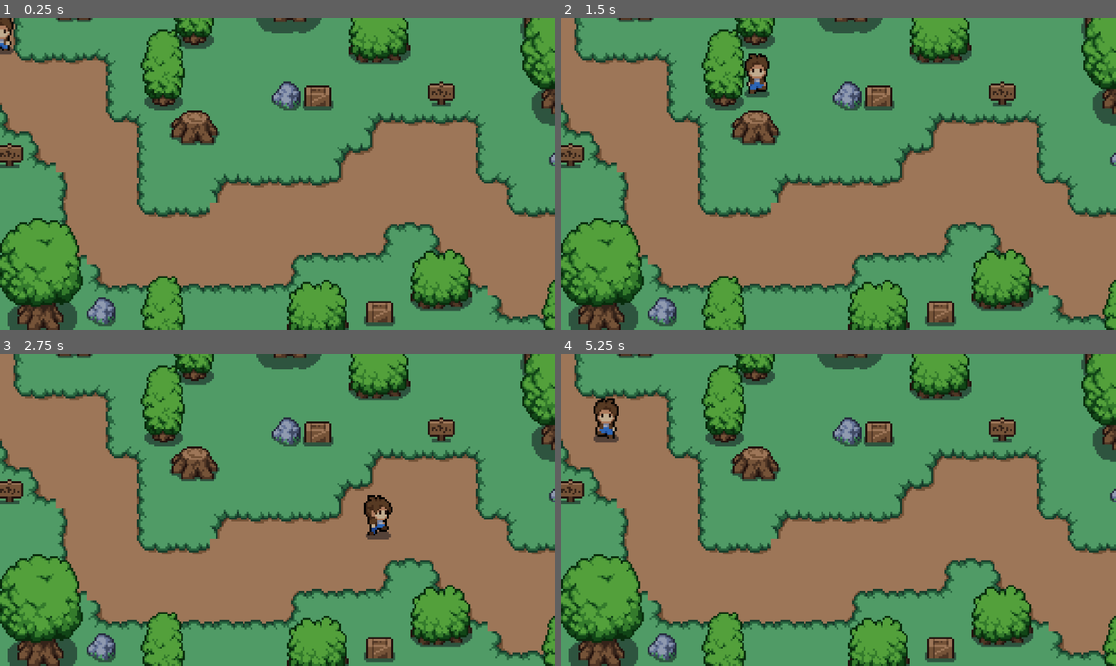
Above: before the commit, frames 1-4 (two rows, left to right).
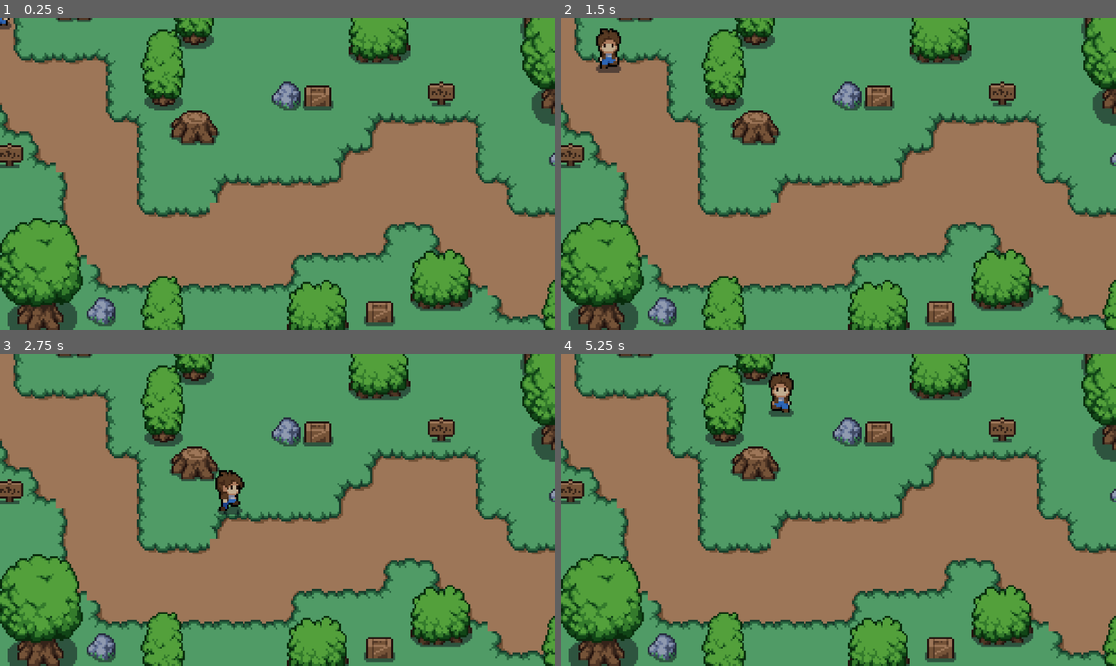
Above: after the commit, the same moments.

Repository: Isaac-Loc/Theta-Tau-Game
Game: Godot game, scene res://scenes/world.tscn
The game is run twice, just before and just after one commit, with the same random seed, the same clock (stepped at 60 frames per second) and the same inputs.
Inputs:
- Up to frame 1 (0.25 s): no input
- Up to frame 2 (1.5 s): tap Enter at 0.5 s; hold Right (ui_right) 0.53-1.28 s; hold Shift (sprint) 0.53-1.28 s; hold Down (ui_down) from 1.28 s (still down); tap Shift (sprint) at 1.35 s
- Up to frame 3 (2.75 s): release Down (ui_down) at 2.03 s; hold Right (ui_right) from 2.03 s (still down); hold Shift (sprint) from 2.03 s (still down)
- Up to frame 4 (5.25 s): release Right (ui_right) at 2.78 s; release Shift (sprint) at 2.78 s; hold Up (ui_up) 2.78-3.53 s; tap Shift (sprint) at 2.85, 4.35 s; hold Shift (sprint) 3.53-4.28 s; hold Left (ui_left) 3.53-5.03 s; hold Down (ui_down) from 5.03 s (still down); hold Shift (sprint) from 5.03 s (still down)

The runs differ from the first frame. In frame 1, 0.7% of the frame differs, in the area x 0-58%, y 0-12%; in frame 2, 1.6%; in frame 3, 1.6%, in the area x 38-71%, y 0-60%; in frame 4, 1.5%.

Commit message:
Implemented Ysort and collusion
Basically player cannot move through trees. And being behind an object works as intended.

Diff:
--- a/theta-tau-game/scenes/player.tscn
+++ b/theta-tau-game/scenes/player.tscn
@@ -1,8 +1,11 @@
-[gd_scene load_steps=55 format=3 uid="uid://bql3hbgucp60q"]
+[gd_scene load_steps=56 format=3 uid="uid://bql3hbgucp60q"]
 
 [ext_resource type="Script" uid="uid://wbo6bbahvv8m" path="res://scripts/player.gd" id="1_g2els"]
 [ext_resource type="Texture2D" uid="uid://dayp8lnsv4e3o" path="res://art/characters/player.png" id="2_qhqgy"]
 
+[sub_resource type="CircleShape2D" id="CircleShape2D_g2els"]
+radius = 6.08276
+
 [sub_resource type="AtlasTexture" id="AtlasTexture_dqkch"]
 atlas = ExtResource("2_qhqgy")
 region = Rect2(0, 384, 48, 48)
@@ -414,10 +417,16 @@
 }]
 
 [node name="player" type="CharacterBody2D"]
+y_sort_enabled = true
 script = ExtResource("1_g2els")
 
 [node name="CollisionShape2D" type="CollisionShape2D" parent="."]
+position = Vector2(-1, 5)
+shape = SubResource("CircleShape2D_g2els")
 
 [node name="AnimatedSprite2D" type="AnimatedSprite2D" parent="."]
+position = Vector2(-1, 2)
 sprite_frames = SubResource("SpriteFrames_apa73")
-animation = &"front_walk"
+animation = &"side_walk"
+frame_progress = 0.277613
+offset = Vector2(0, -15)
--- a/theta-tau-game/scenes/world.tscn
+++ b/theta-tau-game/scenes/world.tscn
@@ -44,25 +44,43 @@
 texture = ExtResource("3_71j4m")
 14:5/0 = 0
 0:0/0 = 0
+0:0/0/y_sort_origin = 4
+0:0/0/physics_layer_0/polygon_0/points = PackedVector2Array(2.23042, 0.31863, 8, 5.73536, -3.82357, 5.41672, -4.77946, 1.59315)
 0:1/0 = 0
+0:1/0/y_sort_origin = 5
+0:1/0/physics_layer_0/polygon_0/points = PackedVector2Array(-5.09809, -0.31863, -0.955891, -0.63726, 4.1422, 2.23042, 8, 3.50494, 3.50494, 8, -3.82357, 5.41672, -8, 2.23042)
 5:0/0 = 0
+5:0/0/y_sort_origin = 5
+5:0/0/physics_layer_0/polygon_0/points = PackedVector2Array(6.09153, 0.304577, 8, 6.29458, -6.49764, 5.99001, -7.10679, 1.11678)
 0:5/size_in_atlas = Vector2i(3, 4)
 0:5/0 = 0
+0:5/0/y_sort_origin = 20
+0:5/0/physics_layer_0/polygon_0/points = PackedVector2Array(-12.108, 14.3384, -7.00988, 13.0639, 0.955894, 12.7452, 7.96577, 12.4266, 12.4266, 19.7551, 10.8334, 25.8091, -5.09809, 28.0395, -10.5148, 21.6669)
 8:6/size_in_atlas = Vector2i(2, 3)
 8:6/0 = 0
+8:6/0/y_sort_origin = 15
+8:6/0/physics_layer_0/polygon_0/points = PackedVector2Array(-6.05398, 22.3042, -8.2844, 15.2943, -1.59315, 16.8874, 7.32851, 15.9315, 7.64714, 22.6228, 0, 21.9855)
 10:7/size_in_atlas = Vector2i(2, 2)
 10:7/0 = 0
+10:7/0/y_sort_origin = 9
+10:7/0/physics_layer_0/polygon_0/points = PackedVector2Array(-8, -5.73535, -0.955891, -0.63726, 8, -2.54905, 12.7452, 5.09809, 8, 8, -6.69124, 11.1521, -13.0639, 1.91179)
 6:7/size_in_atlas = Vector2i(2, 2)
 6:7/0 = 0
+6:7/0/y_sort_origin = 10
+6:7/0/physics_layer_0/polygon_0/points = PackedVector2Array(-13.7011, 7.64714, -8, 0.63726, 2.54905, 0, 14.0198, 7.00988, 15.2943, 12.108, -9.24029, 14.3384)
 
 [sub_resource type="TileSet" id="TileSet_7r4gi"]
+physics_layer_0/collision_layer = 1
 sources/0 = SubResource("TileSetAtlasSource_qfnet")
 sources/1 = SubResource("TileSetAtlasSource_i7141")
 sources/2 = SubResource("TileSetAtlasSource_4mrxx")
 
 [node name="world" type="Node2D"]
+y_sort_enabled = true
 
 [node name="TileMap" type="TileMap" parent="."]
+z_as_relative = false
+y_sort_enabled = true
 position = Vector2(-3, 0)
 tile_set = SubResource("TileSet_7r4gi")
 format = 2
@@ -71,6 +89,7 @@
 layer_1/name = "cliff"
 layer_1/tile_data = PackedInt32Array(-65510, 131072, 5, -65511, 131072, 5, -65512, 131072, 5, -65513, 131072, 5, -65514 …(398 unchanged characters)…
 layer_2/name = "ysort"
+layer_2/y_sort_enabled = true
 layer_2/tile_data = PackedInt32Array(-65534, 655362, 7, 196614, 655362, 7, 196628, 655362, 7, -65512, 655362, 7, -13106 …(403 unchanged characters)…
 
 [node name="player" parent="." instance=ExtResource("4_k0juu")]
